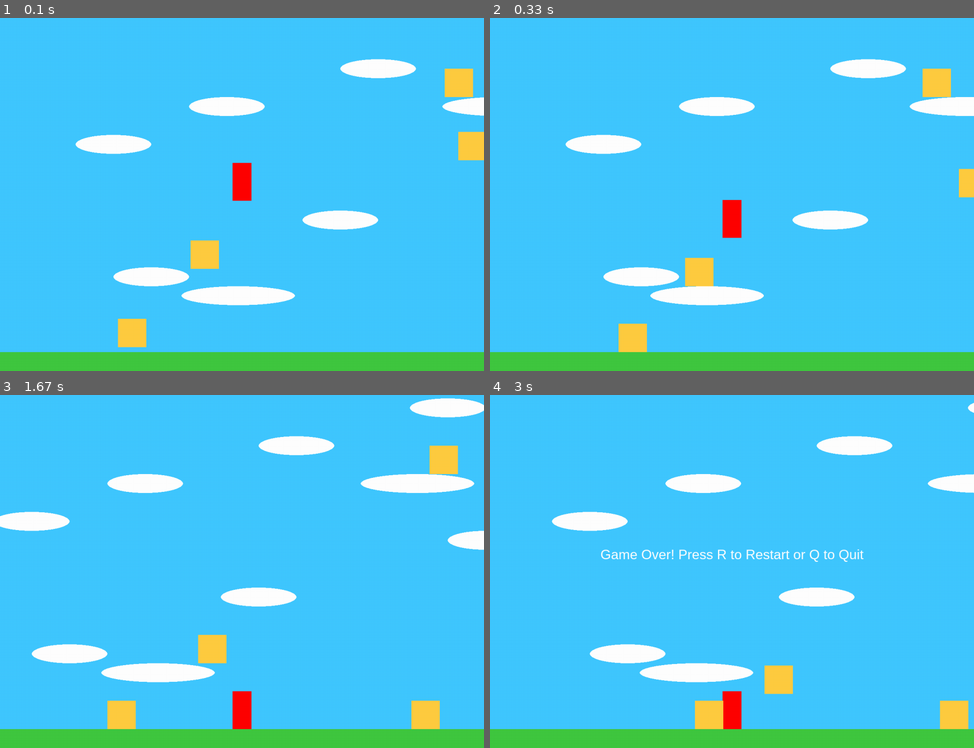
Above: before the commit, frames 1-4 (two rows, left to right).
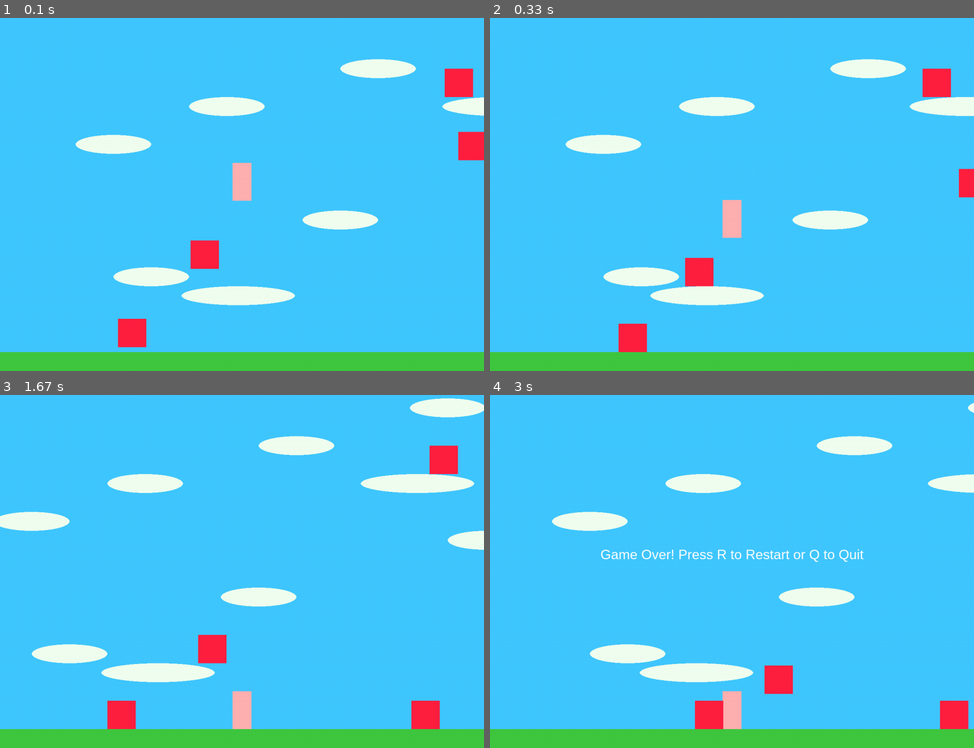
Above: after the commit, the same moments.

Repository: vilaca/pygame-test
Game: pygame game, started from super_mario.py
Two runs of this game, one before a commit and one after it. Both use one fixed random seed, a clock stepped at 60 frames per second and the inputs below.
Inputs:
- Up to frame 1 (0.1 s): no input
- Up to frame 2 (0.33 s): no input
- Up to frame 3 (1.67 s): hold Right 0.33-0.8 s; hold Right 0.83-1.3 s; hold Left from 1.33 s (still down)
- Up to frame 4 (3 s): release Left at 1.87 s; hold Left 1.9-2.3 s; hold Right 2.33-2.97 s

The runs differ from the first frame. In frame 1, 2.3% of the frame differs, in the area x 24-100%, y 14-94%; in frame 2, 2.1%; in frame 3, 2.4%, in the area x 22-95%, y 14-95%; in frame 4, 1.9%.

Commit message:
name some colors

Diff:
--- a/super_mario.py
+++ b/super_mario.py
@@ -11,11 +11,11 @@
 FPS = 60
 
 # Colors
-CYAN = (64, 200, 255)
-RED = (255, 0, 0)
+SKY_COLOR = (64, 200, 255)
+PLAYER_COLOR = (255, 176, 176)
 GREEN = (64, 200, 64)
-DARK_YELLOW = (255, 204, 64)
-WHITE = (255, 255, 255)
+FOE_COLOR = (255, 32, 64)
+WHITE = (240, 255, 240)
 
 # Screen setup
 screen = pygame.display.set_mode((SCREEN_WIDTH, SCREEN_HEIGHT), pygame.FULLSCREEN)
@@ -52,7 +52,7 @@
     def __init__(self):
         super().__init__()
         self.image = pygame.Surface((50, 100))
-        self.image.fill(RED)
+        self.image.fill(PLAYER_COLOR)
         self.rect = self.image.get_rect()
         self.rect.center = (SCREEN_WIDTH // 2, SCREEN_HEIGHT // 2)
         self.speed = 5
@@ -133,7 +133,7 @@
     def __init__(self, x, y, width, height, min_x, max_x):
         super().__init__()
         self.image = pygame.Surface((width*1.5, height*1.5))
-        self.image.fill(DARK_YELLOW)
+        self.image.fill(FOE_COLOR)
         self.rect = self.image.get_rect()
         self.rect.topleft = (x, y)
         self.speed = 2
@@ -265,7 +265,7 @@
 
         camera.update(player)
 
-        screen.fill(CYAN)
+        screen.fill(SKY_COLOR)
         for sprite in all_sprites:
             screen.blit(sprite.image, camera.apply(sprite))
 
